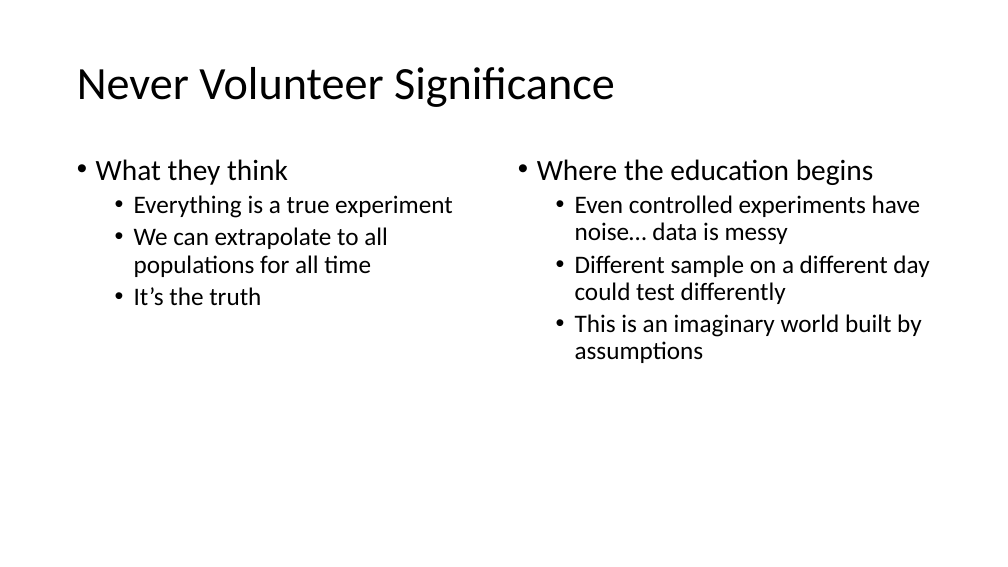
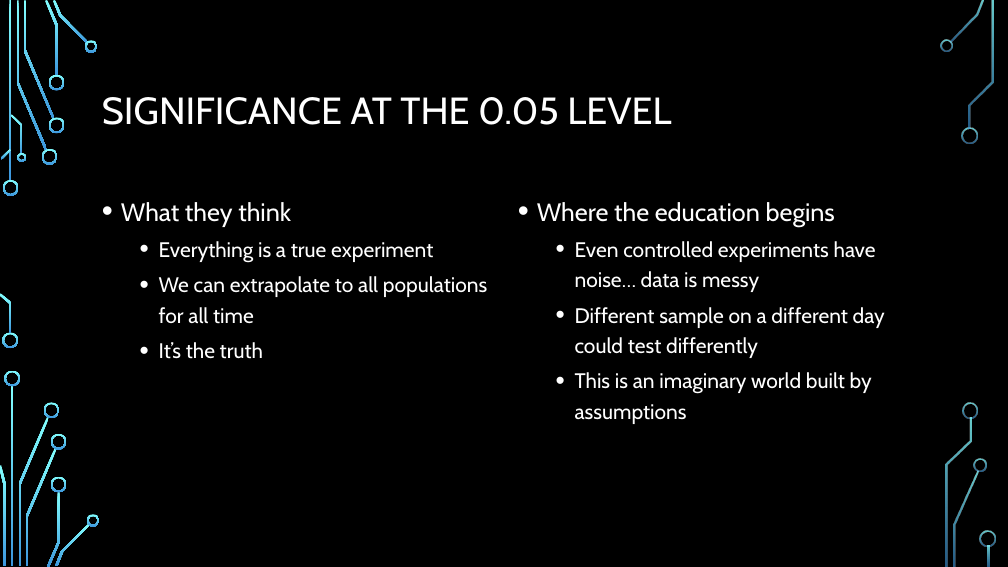
Before and after one commit to BenBarnard/pvaluePleasure, a slide deck: slide 5 of pvaluePleasure.pptx. Drawn at 1008x567 pixels with LibreOffice and Linux fonts; fonts in the diff are those of the drawing; background and template pictures are left out. Boxes give left, top, right and bottom in pixels: in the first picture for what was removed or moved away, otherwise in the second. Text is boxed around its words. In the diff, an @@ line names an element or a change of style, - is before the commit and + after.

```diff
--- a/pvaluePleasure.pptx
+++ b/pvaluePleasure.pptx
@@ background #FFFFFF to picture (left out) @@
@@ title at [102,97,671,125]: text changed; size 44 to 36 pt; font Calibri to Cabin; text colour #000000 to #FFFFFF @@
-Never Volunteer Significance
+SIGNIFICANCE AT THE 0.05 LEVEL
@@ text "What they think": place and size @@
-text "What they think" at [96,159,452,306]
+text "What they think" at [121,202,487,359]
@@ text "What they think" at [121,202,487,359]: size 28 to 24 pt in "What they think"; font Calibri to Cabin, text colour #000000 to #FFFFFF; size 24 to 20 pt in "Everything is a true experiment", "We can extrapolate to all populations for ...", "It’s the truth"; line spacing 0.9 to 1.2 @@
@@ text "Where the education begins": place and size @@
-text "Where the education begins" at [537,159,929,363]
+text "Where the education begins" at [537,202,885,424]
@@ text "Where the education begins" at [537,202,885,424]: size 28 to 24 pt in "Where the education begins"; font Calibri to Cabin, text colour #000000 to #FFFFFF; size 24 to 20 pt in "Even controlled experiments have noise… data is ...", "Different sample on a different day could ...", "This is an imaginary world built by ..."; line spacing 0.9 to 1.2 @@
@@ group added at [0,0,996,567]: 33 freeform shapes, 3 rectangles @@
```
Also in this commit, not shown: 4 other slides changed, 3 slides added, 2 slides removed.
